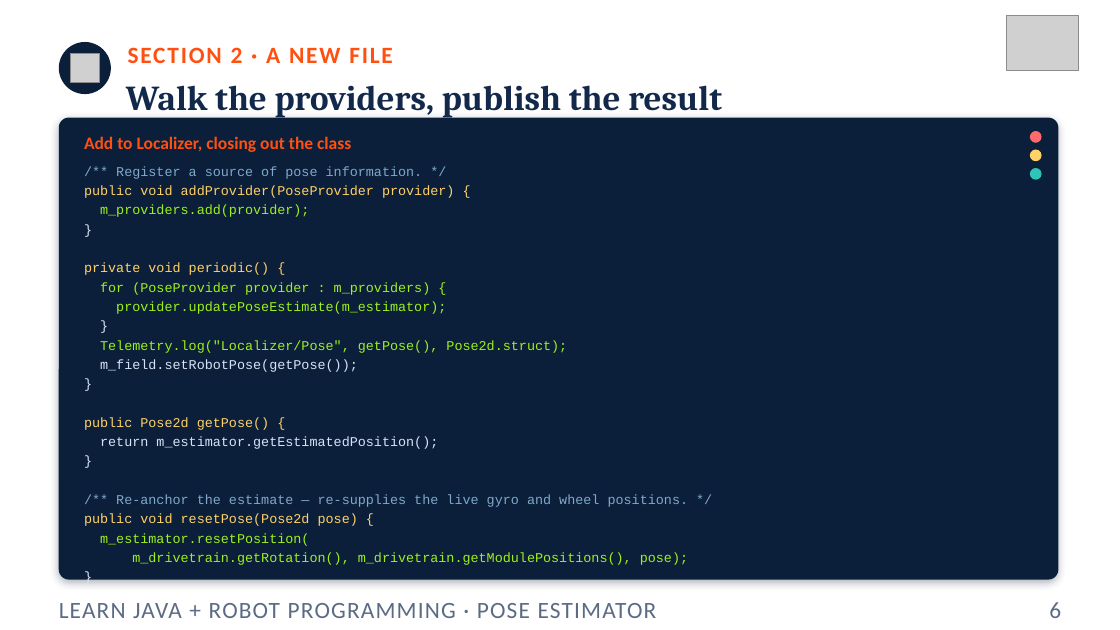
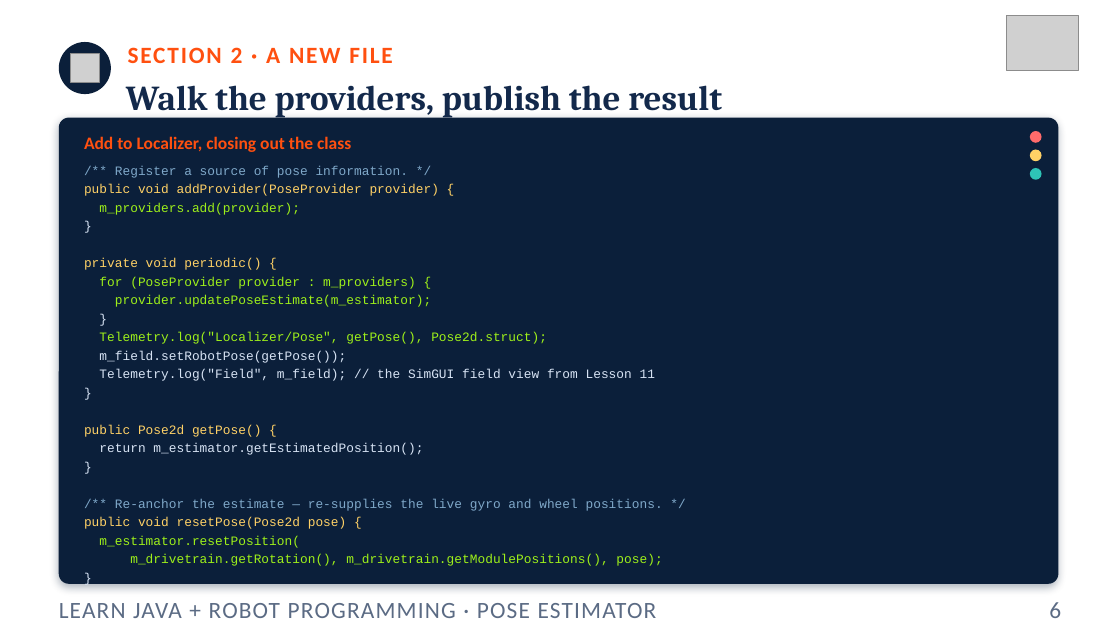
Before and after one commit to FRC5010/BasicRobotLessons, a slide deck: slide 6 of docs/presentations/v3/14-pose-estimator.pptx. Drawn at 1120x630 pixels with LibreOffice and Linux fonts; fonts in the diff are those of the drawing; grey boxes stand for pictures. Boxes give left, top, right and bottom in pixels: in the first picture for what was removed or moved away, otherwise in the second. Text is boxed around its words. In the diff, an @@ line names an element or a change of style, - is before the commit and + after.

```diff
--- a/docs/presentations/v3/14-pose-estimator.pptx
+++ b/docs/presentations/v3/14-pose-estimator.pptx
@@ rounded rectangle: place and size @@
-rounded rectangle at bbox=[59, 118, 1059, 580]
+rounded rectangle at bbox=[59, 118, 1059, 584]
@@ text at bbox=[84, 166, 663, 566]: size 11.5 to 11 pt in "/** Register a source of pose information. ...", "public void addProvider(PoseProvider provider) {", "m_providers.add(provider);", "}" and 15 more places @@
@@ text at bbox=[99, 369, 655, 381]: paragraph added @@
+Telemetry.log("Field", m_field); // the SimGUI field view from Lesson 11
```
Also in this commit, not shown: 3 other slides changed, 11 other files.
